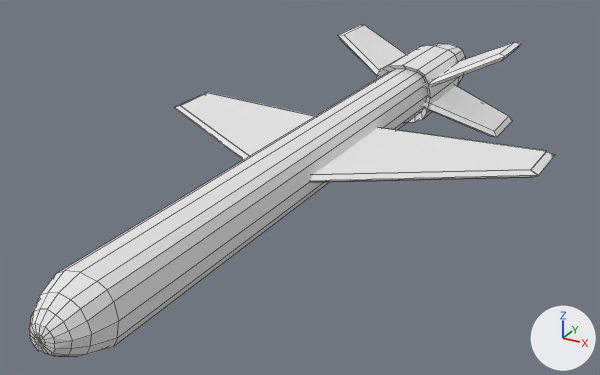
A saved change to the Blender file Flyplane/Flyplane/assets/Weapons/Missiles/ALAAT-10/ALAAT-10.blend.
Camera for both pictures: a camera (50 mm lens) standing at (4.4, -7.43, 3.69) and looking at (-0.1, 0.74, -0.4). The axes (+X, +Y, +Z) are drawn at lower right. The lights are the same throughout. Mesh edges are drawn as thin lines.

Names of what the first picture shows: 'Airframe'.
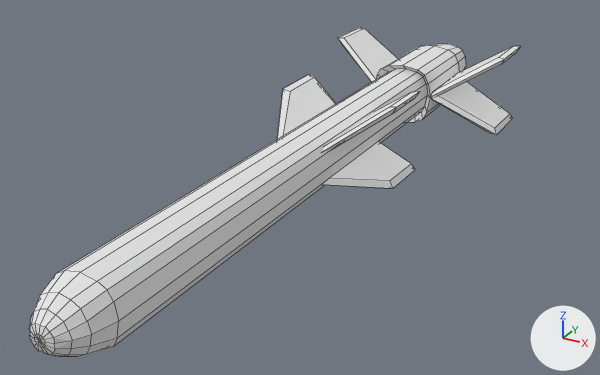
Commit message: Added ALAAT-10 weapon model

Boxes (x1, y1, x2, y2) around the edits, measured in the pictures (600 x 375 px; the box of a moved part takes in the faces that stretch with it):
'Airframe', reshaped (6% narrower)
    before: (29, 25, 555, 357)
    after: (29, 27, 521, 357)
part 1 of me_airframe, moved or reshaped
    before: (338, 25, 520, 137)
    after: (338, 27, 521, 135)
part 2 of me_airframe, moved or reshaped
    before: (174, 92, 555, 183)
    after: (277, 74, 420, 189)

The change, as a diff of the scene's bpy script:
```diff
--- a/Flyplane/Flyplane/assets/Weapons/Missiles/ALAAT-10/ALAAT-10.blend.py
+++ b/Flyplane/Flyplane/assets/Weapons/Missiles/ALAAT-10/ALAAT-10.blend.py
@@ me_airframe @@
 me_airframe.from_pydata(...)  # 76 vertices, 60 faces; spans x 0.0..2.58, y -3.63..5.62, z -0.63..0.44
 # used by ob_airframe; location = (0.0, 0.0, 0.0)
 # verts and faces of me_airframe; kept vertices keep their numbers, new ones are numbered from 76
 # before: 0 (0.0, 4.92, 0.01), 1 (0.0, 3.56, 0.01), 2 (1.34, 4.23, -0.61) at pixel (496, 137), 3 (1.34, 5.09, -0.61) at pixel (512, 120), 4 (1.24, 4.25, -0.63) at pixel (490, 136)
 # before: 5 (1.29, 4.25, -0.53) at pixel (494, 131), 6 (1.24, 5.02, -0.63), 7 (1.29, 5.02, -0.53) at pixel (508, 116), 8 (0.0, 4.87, -0.05), 9 (0.0, 4.87, 0.06)
 # before: 10 (0.0, 3.64, -0.05), 11 (0.0, 3.64, 0.06)
 # before: 64 (2.47, 1.56, -0.04) at pixel (530, 177), 65 (2.47, 1.56, 0.05) at pixel (530, 169), 66 (2.48, 2.24, -0.04), 67 (2.48, 2.24, 0.05) at pixel (546, 150), 68 (0.0, 2.01, -0.04)
 # before: 69 (0.0, 2.01, 0.05), 70 (0.0, 0.01, -0.04), 71 (0.0, 0.01, 0.05), 72 (2.58, 2.28, 0.0) at pixel (555, 154), 73 (2.56, 1.55, 0.0) at pixel (538, 175)
 # before: 74 (0.0, -0.08, 0.0), 75 (0.0, 2.07, 0.0)
+# me_airframe part 1
+delete_vertices([*range(0, 12)])  # with the faces that use them
+verts[76] = (0.42, 4.97, 0.01)
+verts[77] = (0.43, 3.74, 0.01)  # pixel (430, 96)
+verts[78] = (1.33, 4.22, 0.58)  # pixel (504, 59)
+verts[79] = (1.34, 5.08, 0.57)  # pixel (520, 46)
+verts[80] = (1.24, 4.24, 0.58)  # pixel (498, 57)
+verts[81] = (1.24, 5.02, 0.58)  # pixel (513, 46)
+verts[82] = (0.42, 4.93, 0.06)  # pixel (456, 73)
+verts[83] = (0.43, 3.83, 0.06)  # pixel (432, 91)
+verts[90] = (0.42, 4.97, 0.01)
+verts[91] = (0.43, 3.74, 0.01)  # pixel (430, 96)
+verts[92] = (1.33, 4.22, 0.58)  # pixel (504, 59)
+verts[93] = (1.34, 5.08, 0.57)  # pixel (520, 46)
+verts[94] = (1.29, 4.24, 0.49)  # pixel (501, 64)
+verts[95] = (1.3, 5.02, 0.49)  # pixel (516, 52)
+verts[96] = (0.42, 4.93, -0.05)
+verts[97] = (0.43, 3.83, -0.05)  # pixel (432, 99)
+faces += [(76, 82, 81, 79), (78, 79, 81, 80), (80, 81, 82, 83), (77, 78, 80, 83), (90, 93, 95, 96), (94, 97, 96, 95)]
+faces += [(92, 94, 95, 93), (91, 97, 94, 92)]
+# me_airframe part 2
+delete_vertices([72, 73])  # with the faces that use them
+verts[64] = (0.74, 1.56, 0.44)  # moved, pixel (392, 113)
+verts[66] = (0.75, 2.24, 0.45)  # moved, pixel (414, 98)
+verts[65] = (0.69, 1.56, 0.52)  # moved, pixel (389, 107)
+verts[67] = (0.7, 2.24, 0.53)  # moved, pixel (411, 92)
+verts[84] = (0.81, 2.28, 0.54)  # pixel (420, 91)
+verts[85] = (0.79, 1.55, 0.54)  # pixel (396, 107)
+verts[86] = (0.0, 2.07, 0.0)
+verts[87] = (0.0, -0.08, 0.0)
+verts[88] = (0.79, 1.55, 0.54)  # pixel (396, 107)
+verts[89] = (0.81, 2.28, 0.54)  # pixel (420, 91)
+faces += [(64, 85, 74, 70), (64, 66, 84, 85), (66, 68, 75, 84), (67, 89, 86, 69), (65, 88, 89, 67), (65, 71, 87, 88)]
 me_airframe.materials.append(mat_material)
```
